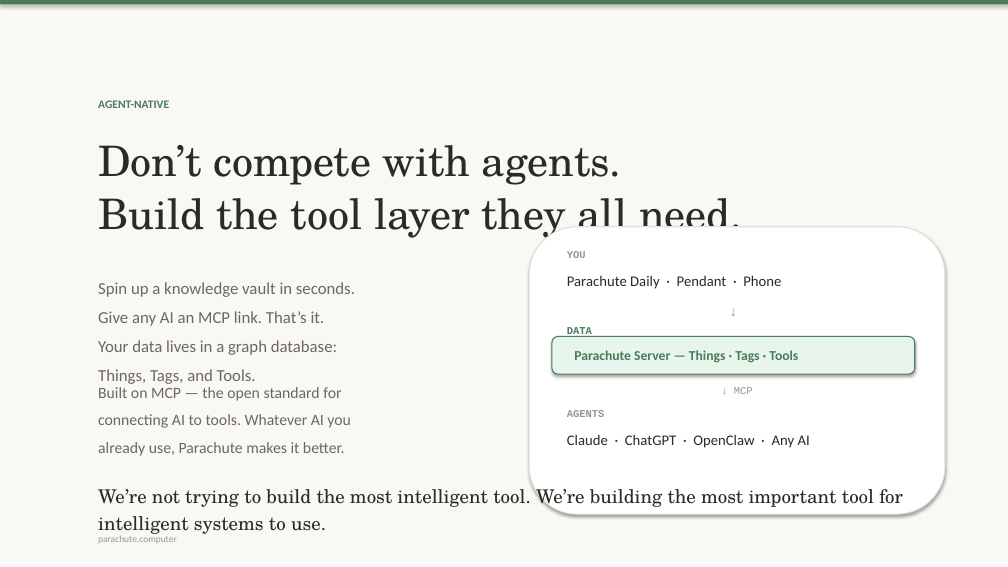
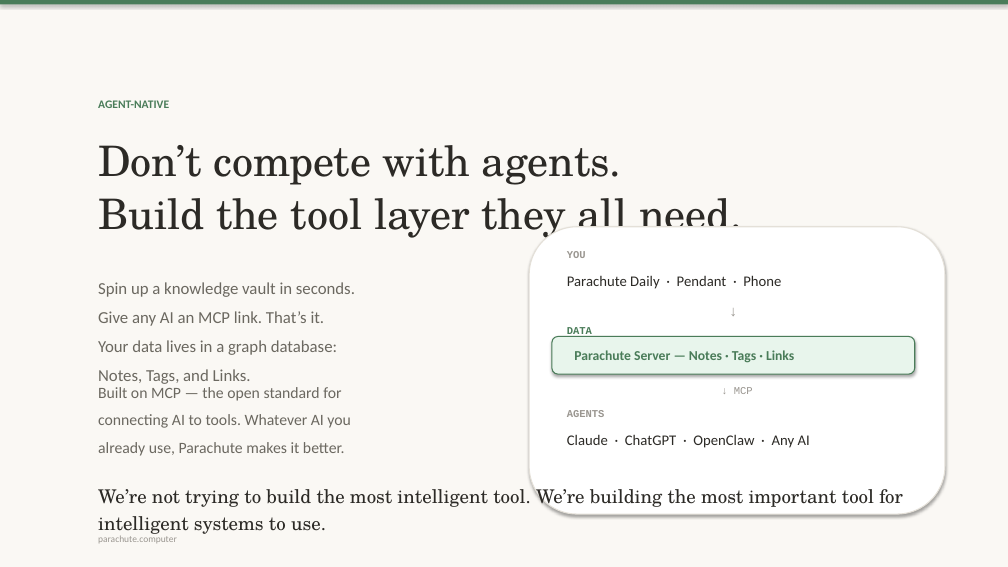
Before and after one commit to ParachuteComputer/parachute.computer, a slide deck: slide 4 of nvc-pitch-deck.pptx. Drawn at 1008x567 pixels with LibreOffice and Linux fonts; fonts in the diff are those of the drawing. Boxes give left, top, right and bottom in pixels: in the first picture for what was removed or moved away, otherwise in the second. Text is boxed around its words. In the diff, an @@ line names an element or a change of style, - is before the commit and + after.

```diff
--- a/nvc-pitch-deck.pptx
+++ b/nvc-pitch-deck.pptx
@@ text at [98, 282, 355, 384]: text changed @@
-Spin up a knowledge vault in seconds.
-Give any AI an MCP link. That’s it.
-Your data lives in a graph database:
-Things, Tags, and Tools.
+Spin up a knowledge vault in seconds.
+Give any AI an MCP link. That’s it.
+Your data lives in a graph database:
+Notes, Tags, and Links.
@@ text at [574, 350, 794, 363]: text changed @@
-Parachute Server — Things · Tags · Tools
+Parachute Server — Notes · Tags · Links
```
Also in this commit, not shown: 1 other slide changed, 2 other files.
